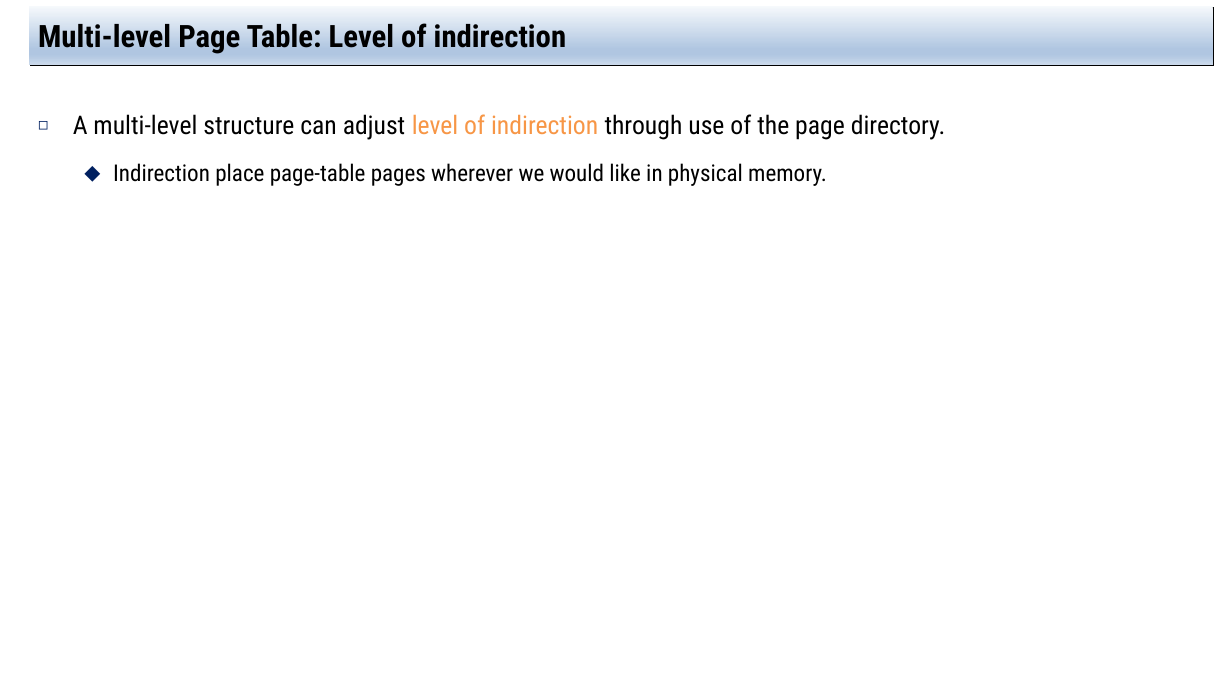
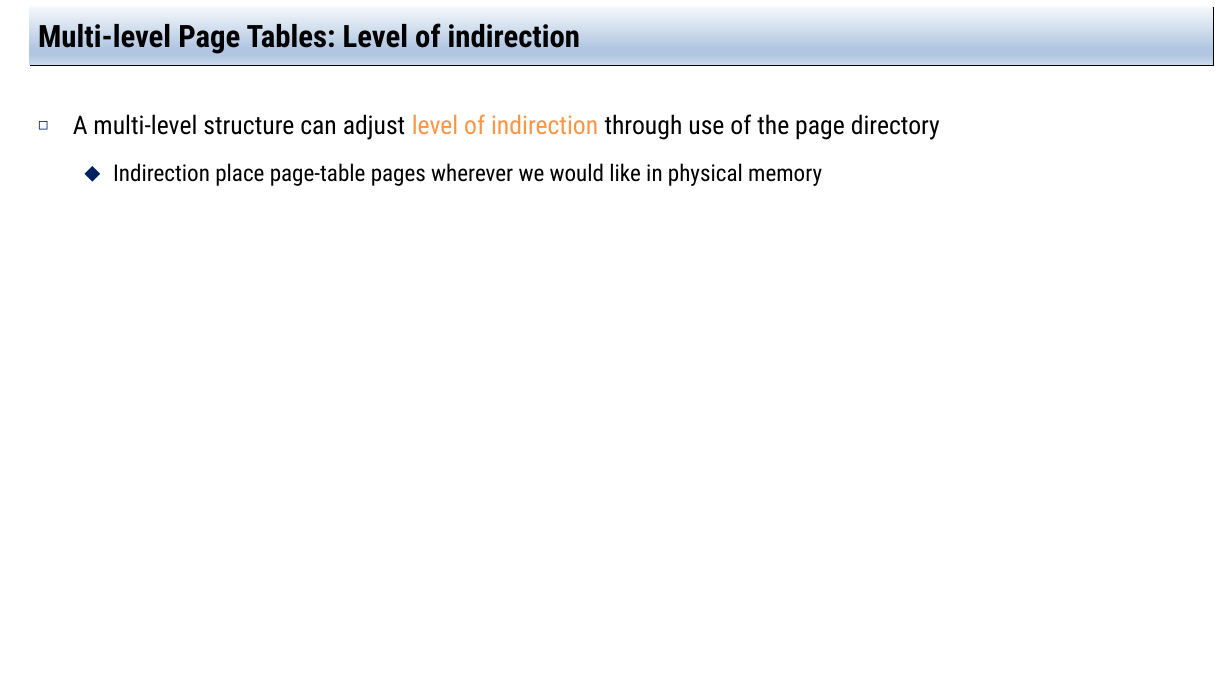
Before and after one commit to jachermocilla/extra-course-materials, a slide deck: slide 17 of cmsc125/ostep/slides/01.Virtualization/20.Advanced_Page_Tables.pptx. Drawn at 1232x693 pixels with LibreOffice and Linux fonts; fonts in the diff are those of the drawing. Boxes give left, top, right and bottom in pixels: in the first picture for what was removed or moved away, otherwise in the second. Text is boxed around its words. In the diff, an @@ line names an element or a change of style, - is before the commit and + after.

```diff
--- a/cmsc125/ostep/slides/01.Virtualization/20.Advanced_Page_Tables.pptx
+++ b/cmsc125/ostep/slides/01.Virtualization/20.Advanced_Page_Tables.pptx
@@ title at (38,19,580,54): text changed @@
-Multi-level Page Table: Level of indirection
+Multi-level Page Tables: Level of indirection
@@ text at (73,114,940,186): text changed @@
-◻ A multi-level structure can adjust level of indirection through use of the page directory.
-  ⬥ Indirection place page-table pages wherever we would like in physical memory.
+◻ A multi-level structure can adjust level of indirection through use of the page directory
+  ⬥ Indirection place page-table pages wherever we would like in physical memory
```
Also in this commit, not shown: 20 other slides changed, 2 slides added, 5 other files.
